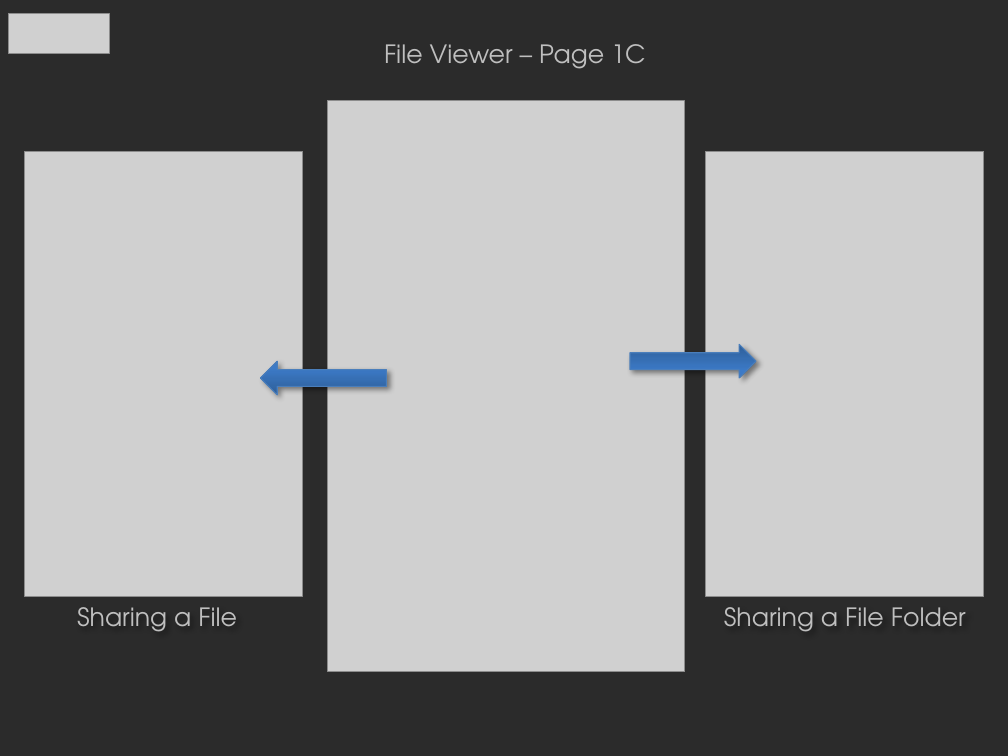
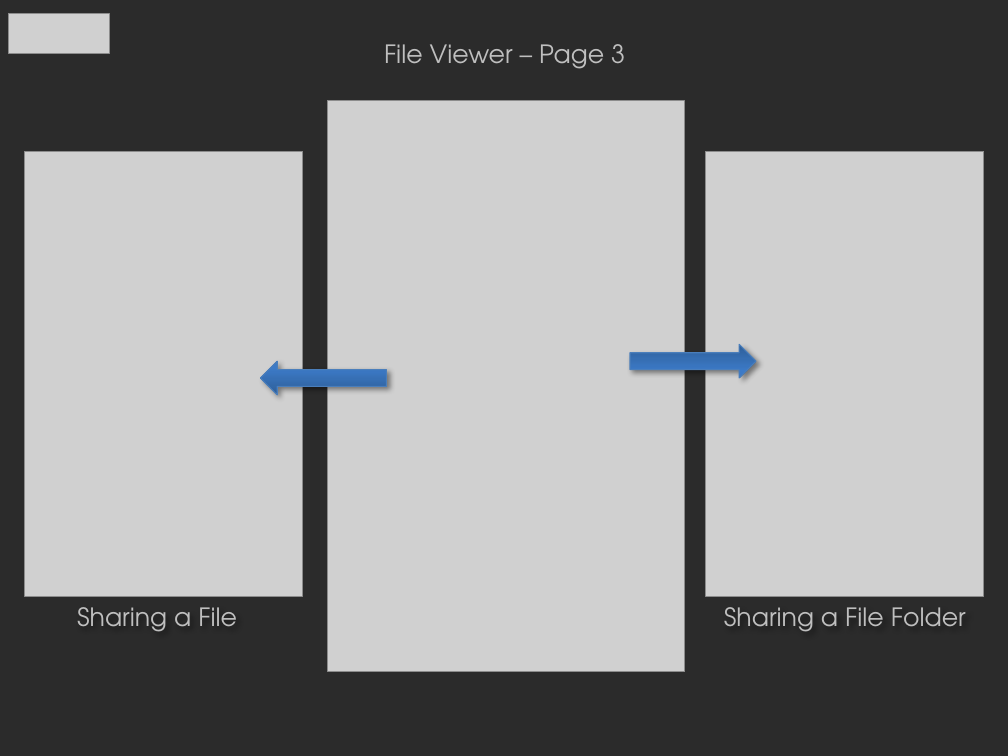
Before and after one commit to stfordbpf/abb-interns-2013, a slide deck: slide 4 of Design for Pages.pptx. Drawn at 1008x756 pixels with LibreOffice and Linux fonts; fonts in the diff are those of the drawing; grey boxes stand for pictures; background and template pictures are left out; a plain dark background stands for a picture behind light text. Boxes give left, top, right and bottom in pixels: in the first picture for what was removed or moved away, otherwise in the second. Text is boxed around its words. In the diff, an @@ line names an element or a change of style, - is before the commit and + after.

```diff
--- a/Design for Pages.pptx
+++ b/Design for Pages.pptx
@@ text at (384,44,625,69): text changed @@
-File Viewer – Page 1C
+File Viewer – Page 3
```
Also in this commit, not shown: 4 other slides changed.
